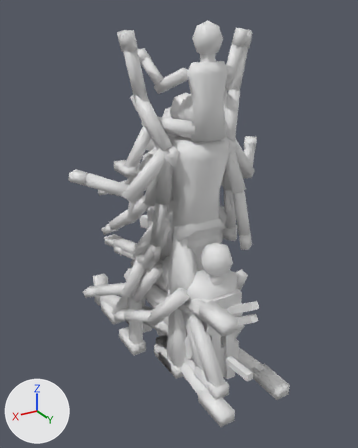
The Blender file assets/eclipse/source/figures_kit.blend: old version first, new version second.
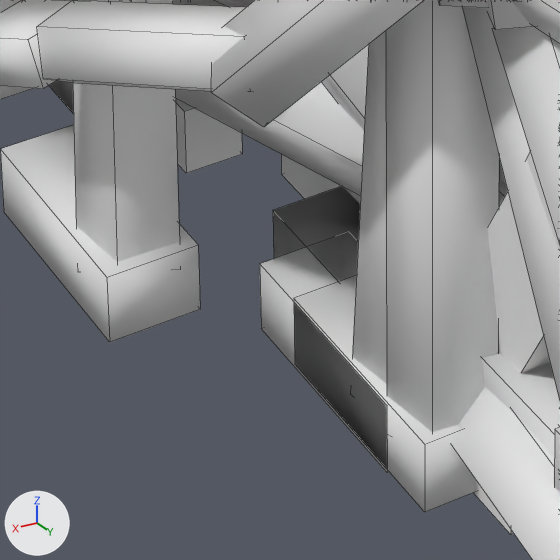
Each version appears first whole from a 50 mm lens placed at (1.462, 2.235, 2.058), pointed at (0.053, -0.114, 0.884), and next in a close-up on the part from 33% to 54% of the width and 69% to 86% of the height. The lights are fixed; the arrows at lower left show +X, +Y and +Z. The older version's two pictures come first. The close-ups show mesh edges as thin lines.

The first close-up shows 'dog_lie', 'dog_sit', 'fig_barker', 'fig_crouch_inspect', 'fig_kneel_pray', 'fig_lean_wall', 'fig_photographer', 'fig_point', 'fig_push_cart', 'fig_sit_kerb', 'fig_sleep_wall', 'fig_walk' and 1 more.
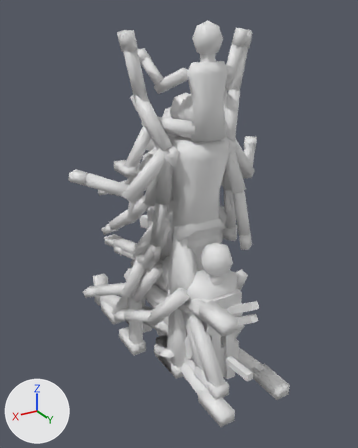
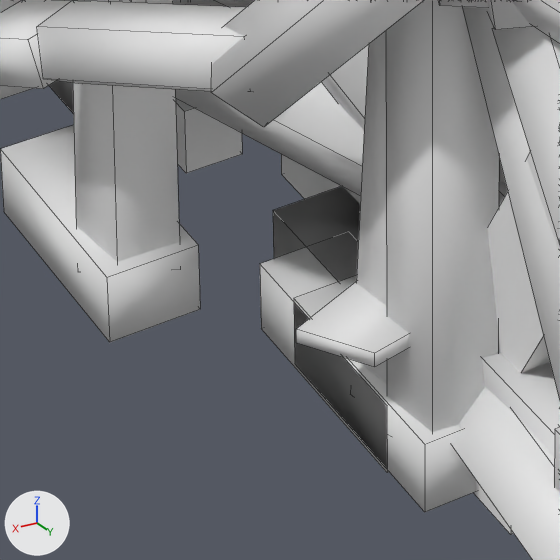
Boxes [x1, y1, x2, y2] around the edits, measured in the close-ups (560 x 560 px):
'pigeon', reshaped (not visible before): after [296, 282, 409, 367]

The change, as a list of edits to the scene's bpy script:
```text
Change me_pigeon:
    used by ob_pigeon; location = (0.0, 0.0, 0.0)
    remove me_pigeon.from_pydata(...)  # 26 vertices, 26 faces; spans x -0.063..0.078, y -0.139..0.2, z 0.0..0.18
    add me_pigeon.from_pydata(...)  # 42 vertices, 38 faces; spans x -0.3..0.3, y -0.139..0.2, z 0.0..0.18
    me_pigeon part 1
    8 vertices are added at x -0.3..0.3, y -0.04..0.12, z 0.13
    8 new vertices lie (0.0, 0.0, 0.014) away from vertices in x -0.3..0.3, y -0.04..0.12, z 0.13
    12 new faces join them
```
